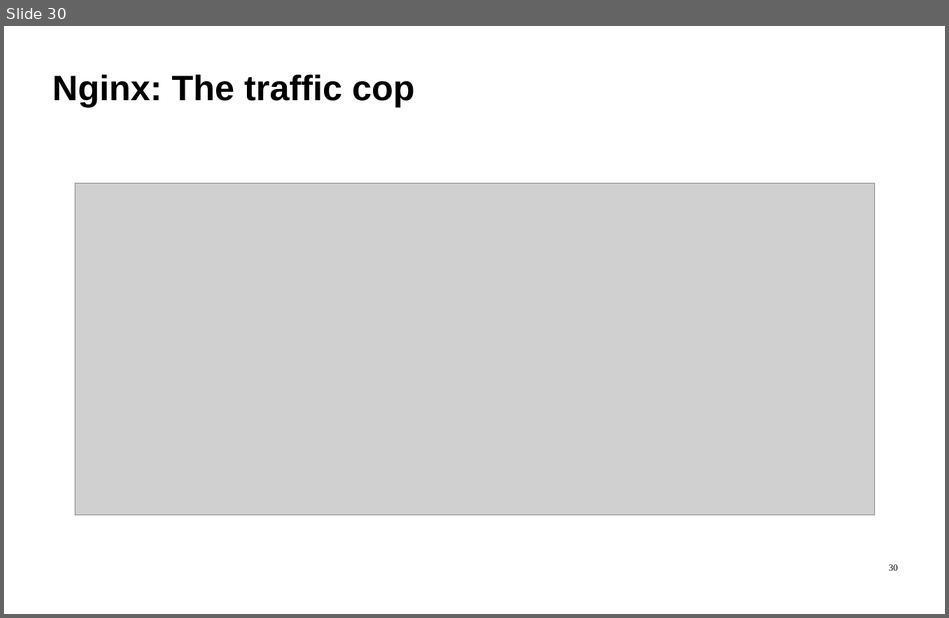
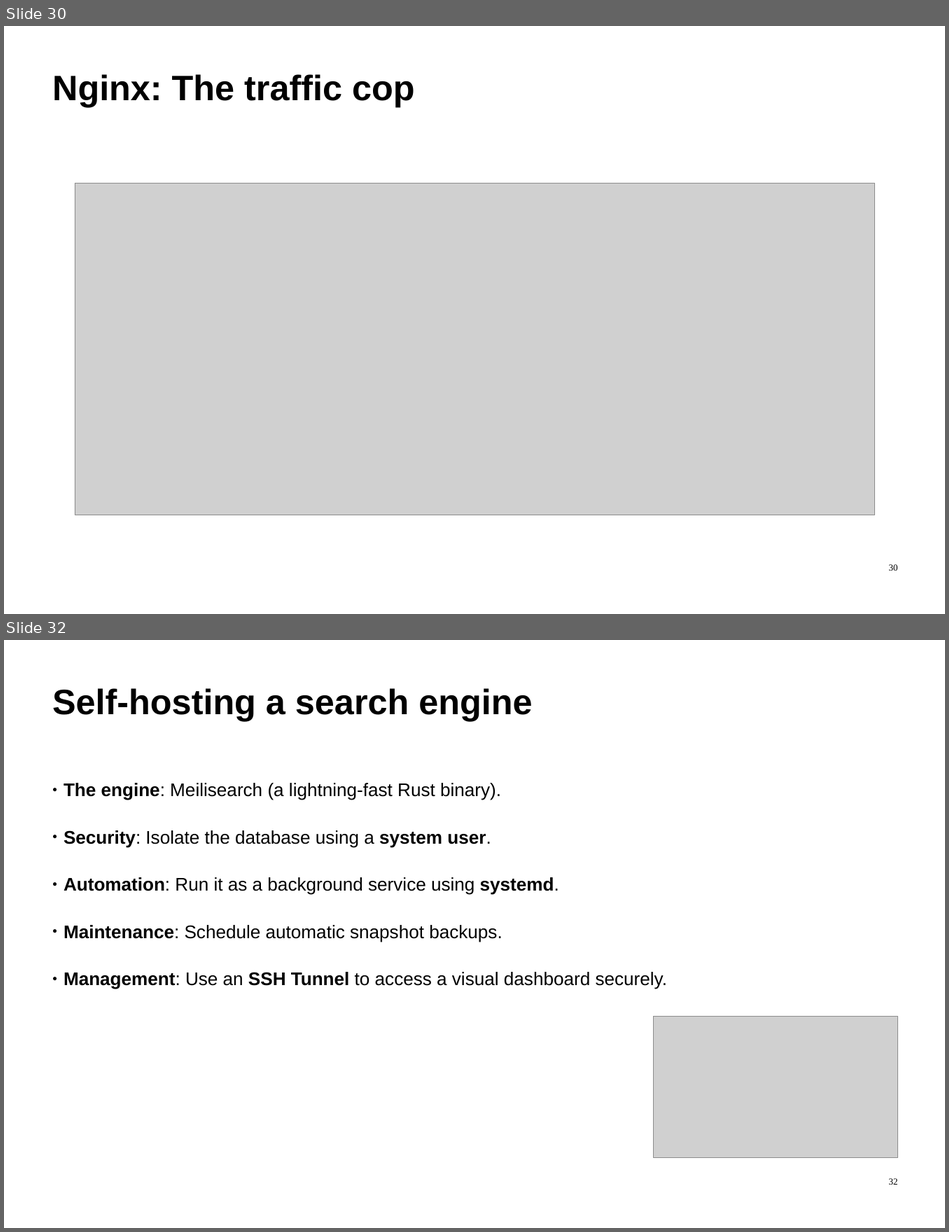
Before and after one commit to ImadSaddik/FullStackDeploymentHandbook, a slide deck: course-assets/slides/full_stack_deployment_guide.odp. Shown one above the other, each under a label of ours: slide 30 before the commit, slides 30 and 32 after it; the slides between them are not shown. The pictures are 949x618 and 949x1232 pixels, drawn with LibreOffice and Linux fonts; fonts in the diff are those of the drawing; grey boxes stand for pictures. Boxes give left, top, right and bottom in pixels: in the first picture for what was removed or moved away, otherwise in the second. Text is boxed around its words. In the diff, an @@ line names an element or a change of style, - is before the commit and + after.

```diff
--- a/course-assets/slides/full_stack_deployment_guide.odp
+++ b/course-assets/slides/full_stack_deployment_guide.odp
@@ slide 32 added at (4, 640, 945, 1228), background #FFFFFF @@
@@ text added at (52, 688, 532, 721), 54 pt, text #000000, bold @@
+Self-hosting a search engine
@@ text added at (63, 783, 668, 989), 28 pt, text #000000 @@
+● The engine: Meilisearch (a lightning-fast Rust binary).
+● Security: Isolate the database using a system user.
+● Automation: Run it as a background service using systemd.
+● Maintenance: Schedule automatic snapshot backups.
+● Management: Use an SSH Tunnel to access a visual dashboard securely.
@@ picture added at (653, 1017, 898, 1157) @@
@@ page number added at (889, 1178, 898, 1185), 14 pt, text #000000 @@
+32
```
Also in this commit, not shown: 5 other slides added, 1 other file.
